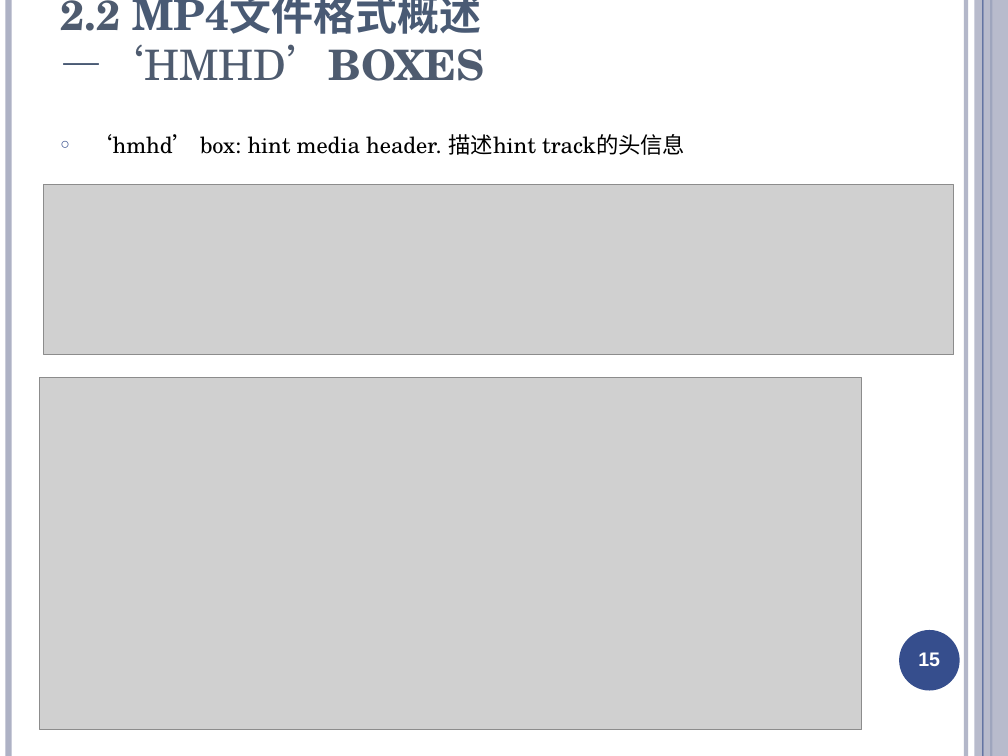
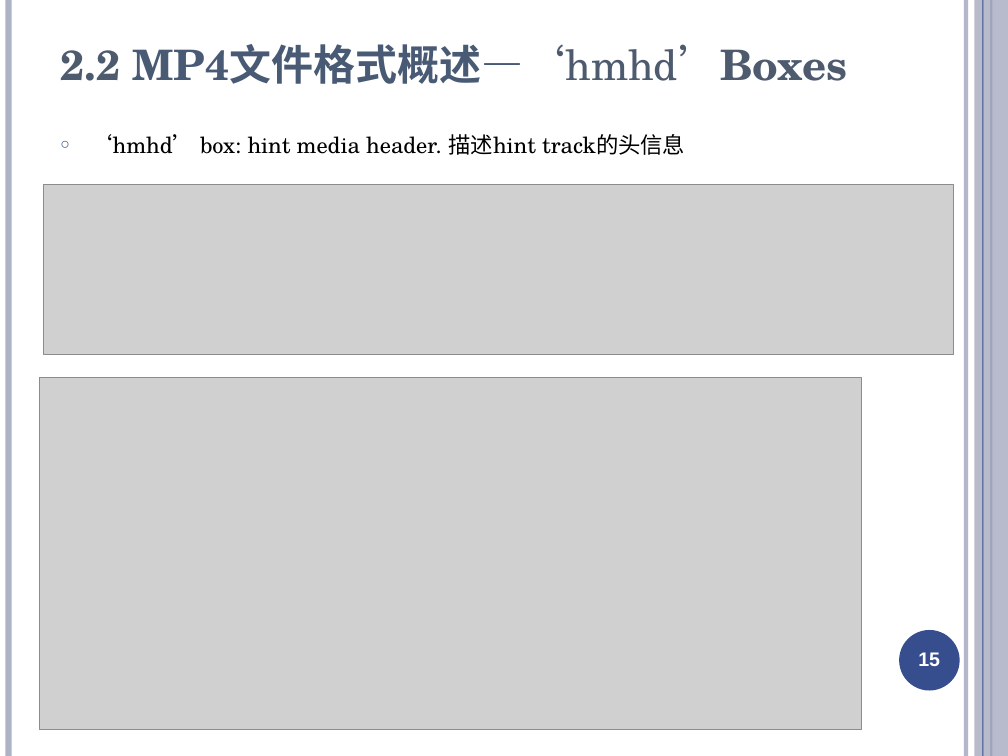
Before and after one commit to ty6815/AvStackDocs, a slide deck: slide 15 of media format/mp4/Fmp4文件格式介绍.ppt. Drawn at 1008x756 pixels with LibreOffice and Linux fonts; fonts in the diff are those of the drawing; grey boxes stand for pictures. Boxes give left, top, right and bottom in pixels: in the first picture for what was removed or moved away, otherwise in the second. Text is boxed around its words. In the diff, an @@ line names an element or a change of style, - is before the commit and + after.

```diff
--- a/media format/mp4/Fmp4文件格式介绍.ppt
+++ b/media format/mp4/Fmp4文件格式介绍.ppt
@@ title at bbox=[60, 44, 847, 84]: text changed @@
-2.2 MP4文件格式概述—‘HMHD’BOXES
+2.2 MP4文件格式概述—‘hmhd’Boxes
```
Also in this commit, not shown: 31 other slides changed, 19 other files.
